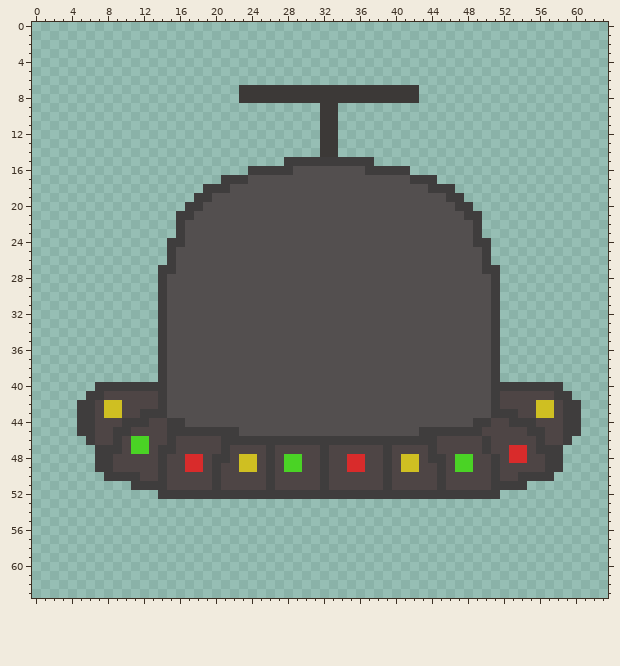
Pixel-art sprite -- src/rsc/Volando2.png. This is how it looked before the edit.
The file is 64x64 pixels.
And afterwards:
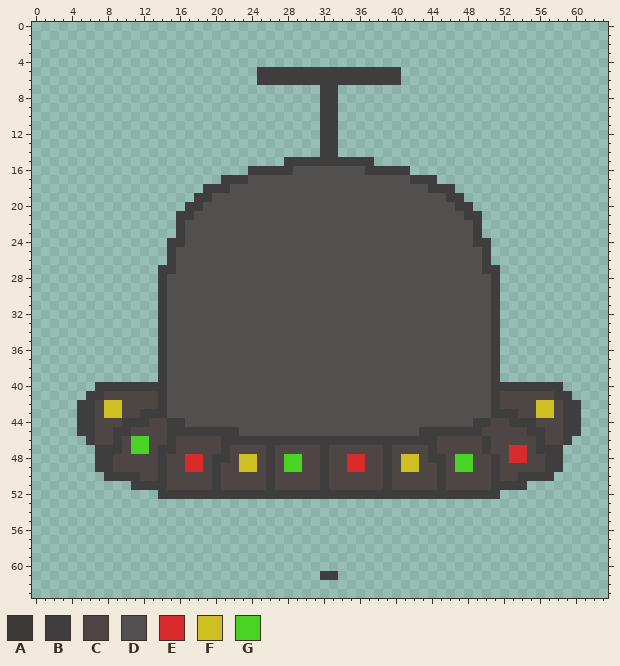
Palette (. is transparent): A #3c3937  B #3f3d3d  C #4e4545  D #534f4f  E #d92b2b  F #cfbf22  G #4ad325
Difference:
There is now colour B in rows 5 to 6 at x 25 to 40; in row 61 at x 32 to 33.
The edit turns colour A into colour B in rows 7 to 14 at x 32 to 33.
Colour A is removed in rows 7 to 8 at x 23 to 31 and 34 to 42.
